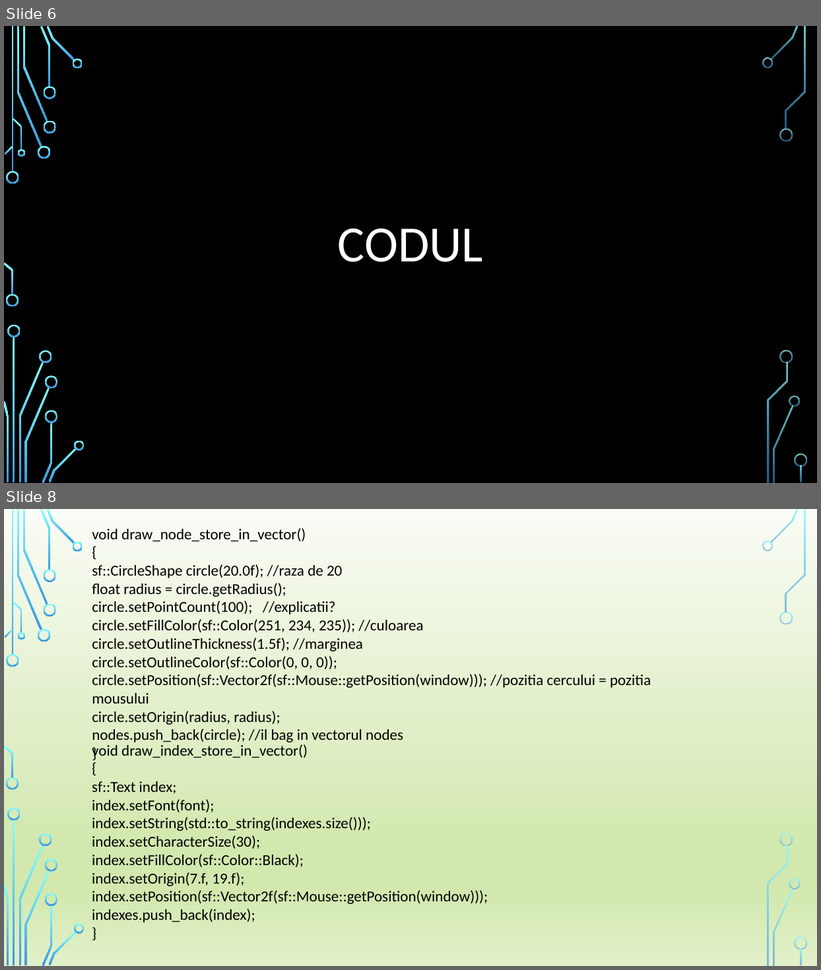
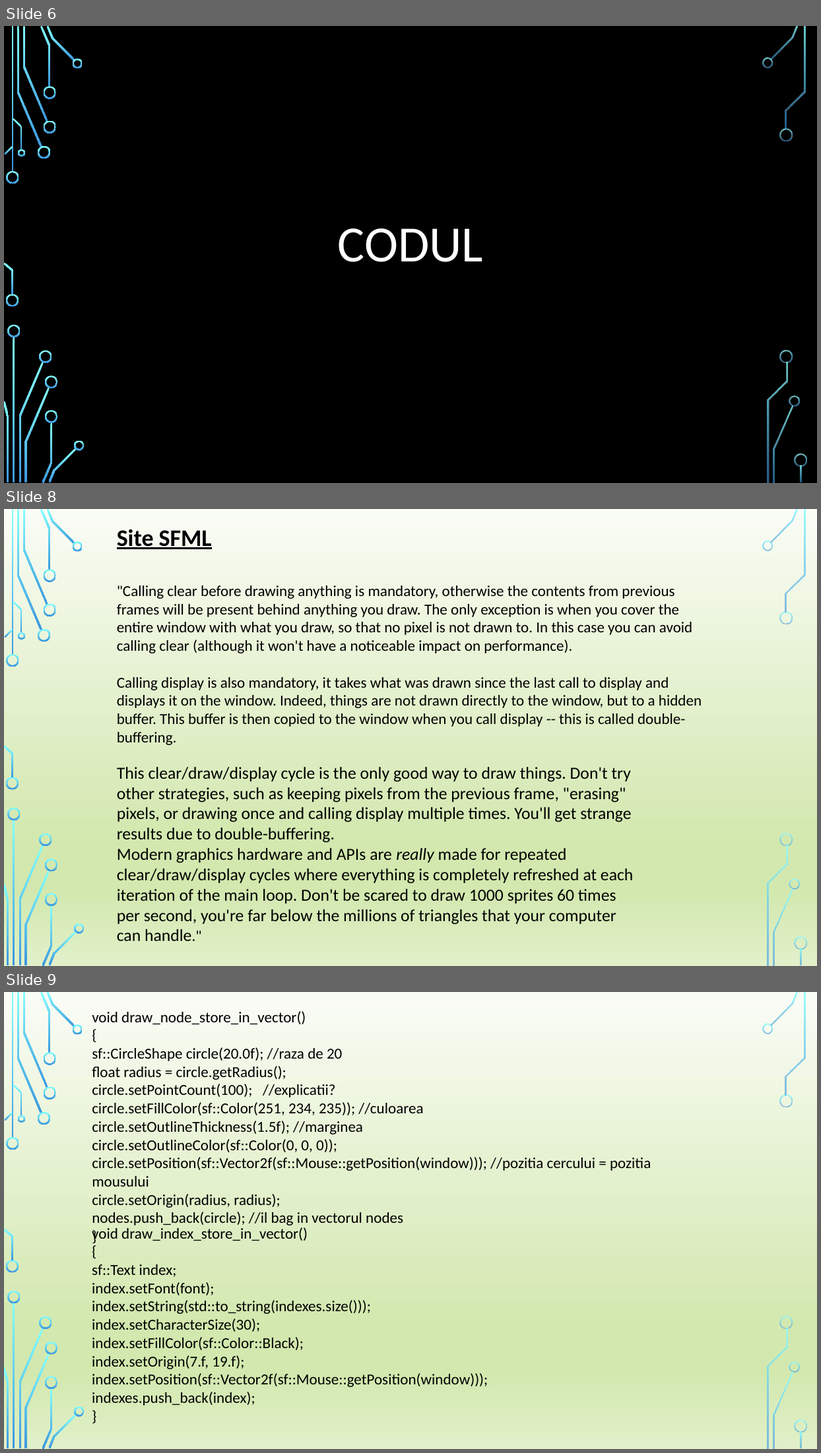
Before and after one commit to nan-dre/Graphical-Roy-Floyd-Algorithm, a slide deck: Roy-Floyd grafic/Reprezentare grafica a algoritmului roy-floyd (no memes).pptx. Shown one above the other, each under a label of ours: slides 6 and 8 before the commit, slides 6, 8 and 9 after it; the slides between them are not shown. The pictures are 821x970 and 821x1453 pixels, drawn with LibreOffice and Linux fonts; fonts in the diff are those of the drawing; background and template pictures are left out. Boxes give left, top, right and bottom in pixels: in the first picture for what was removed or moved away, otherwise in the second. Text is boxed around its words. In the diff, an @@ line names an element or a change of style, - is before the commit and + after.

```diff
--- a/Roy-Floyd grafic/Reprezentare grafica a algoritmului roy-floyd (no memes).pptx
+++ b/Roy-Floyd grafic/Reprezentare grafica a algoritmului roy-floyd (no memes).pptx
@@ slide 8 added at [4,509,817,966], background picture (left out); not listed: 36 template elements that a slide beside it also shows @@
@@ text added at [117,529,212,549], 28 pt, text #000000, bold, underline @@
+Site SFML
@@ text added at [117,586,702,745], 18 pt, text #000000 @@
+"Calling clear before drawing anything is mandatory, otherwise the contents from previous frames will be present behind anything you draw. The only exception is when you cover the entire window with what you draw, so that no pixel is not drawn to. In this case you can avoid calling clear (although it won't have a noticeable impact on performance).
+Calling display is also mandatory, it takes what was drawn since the last call to display and displays it on the window. Indeed, things are not drawn directly to the window, but to a hidden buffer. This buffer is then copied to the window when you call display -- this is called double-buffering.
@@ text added at [117,767,633,941], 20 pt, text #000000 @@
+This clear/draw/display cycle is the only good way to draw things. Don't try other strategies, such as keeping pixels from the previous frame, "erasing" pixels, or drawing once and calling display multiple times. You'll get strange results due to double-buffering.
+Modern graphics hardware and APIs are really made for repeated clear/draw/display cycles where everything is completely refreshed at each iteration of the main loop. Don't be scared to draw 1000 sprites 60 times per second, you're far below the millions of triangles that your computer can handle."
@@ what was slide 8 is now slide 9 @@
```
Also in this commit, not shown: 1 slide changed.
